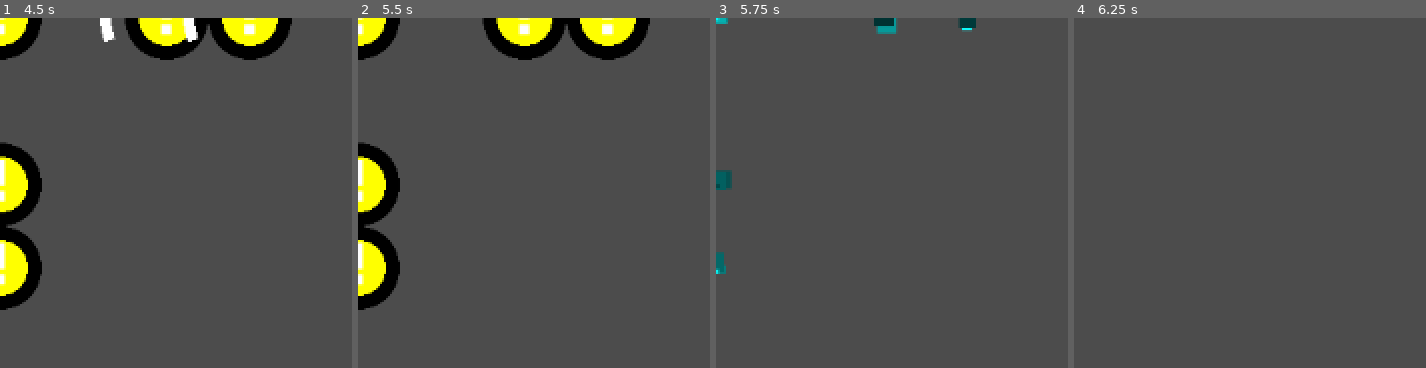
Above: before the commit, frames 1-4 (left to right).
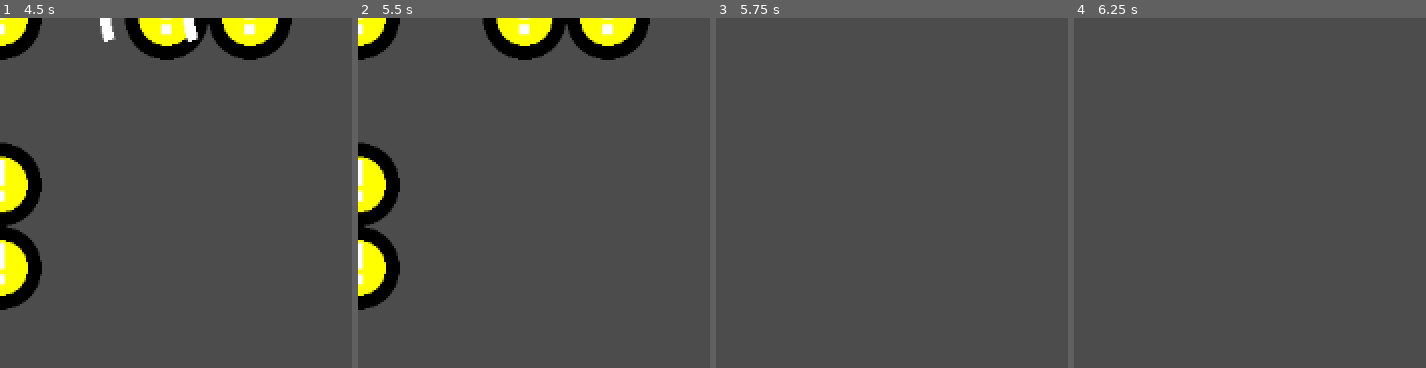
Above: after the commit, the same moments.

Repository: jokw1228/Slay_The_Circle
Game: Godot game, scene res://scenes/bombgenerators/testbombgenerators/SeokheeBombGenerator.tscn
The game is run twice, just before and just after one commit, with the same random seed, the same clock (stepped at 60 frames per second) and the same inputs. This scene is started directly instead of the project's main scene. Sound files missing from this copy of the repository are replaced by a short silence.
Inputs (mouse positions are in pixels of both pictures, inside the frame that each line leads up to):
- Up to frame 1 (4.5 s): tap Enter at 0.5 s; move the mouse to (outside the picture) at 0.52 s; click (outside the picture) at 0.67 s; move the mouse to (outside the picture) at 1.27 s; click (outside the picture) at 1.42 s; tap Space at 2 s; move the mouse to (outside the picture) at 2.02 s; click (outside the picture) at 2.17 s; move the mouse to (outside the picture) at 2.77 s; click (outside the picture) at 2.92 s; move the mouse to (outside the picture) at 3.52 s; click (outside the picture) at 3.67 s; move the mouse to (320, 333) at 4.27 s; click (320, 333) at 4.42 s
- Up to frame 2 (5.5 s): tap Enter at 5 s; move the mouse to (outside the picture) at 5.02 s; click (outside the picture) at 5.17 s
- Up to frame 3 (5.75 s): no input
- Up to frame 4 (6.25 s): move the mouse to (outside the picture) at 5.77 s; click (outside the picture) at 5.92 s

Frames 1-2 are identical in both runs. In frame 3, 0.9% of the frame differs, in the area x 0-74%, y 0-74%; in frame 4, nothing differs.

Commit message:
misc

Diff:
--- a/scenes/bombs/bombeffects/Flame.tscn
+++ b/scenes/bombs/bombeffects/Flame.tscn
@@ -45,7 +45,8 @@
 emitting = false
 amount = 30
 process_material = SubResource("ParticleProcessMaterial_homa5")
-lifetime = 0.5
+lifetime = 0.2
 one_shot = true
-explosiveness = 0.5
+speed_scale = 1.5
+explosiveness = 0.05
 randomness = 0.18
Not shown, changed: Builds/Slay The Circle.apk
Not shown, changed: Builds/Slay The Circle.apk.idsig
